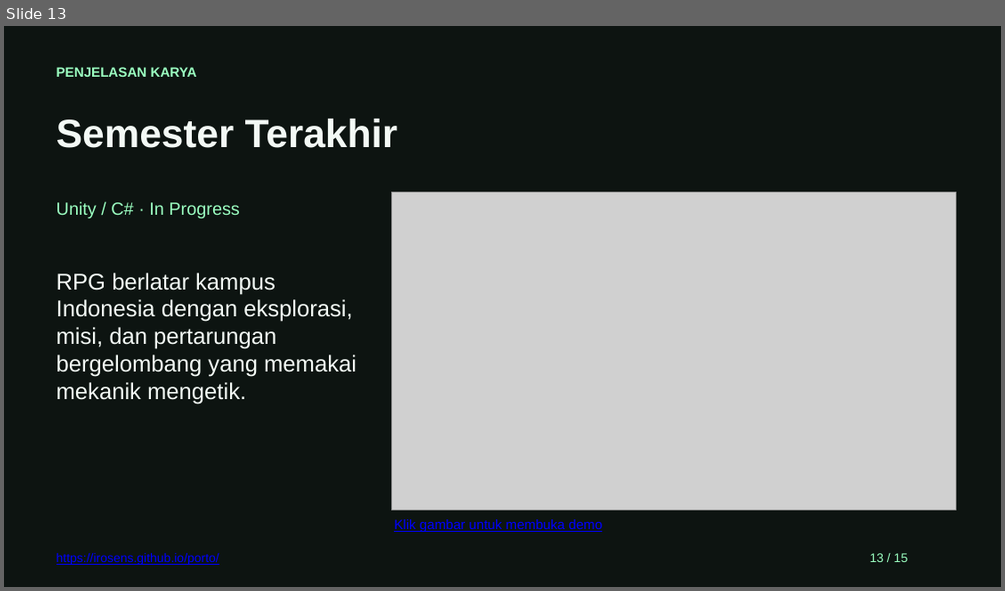
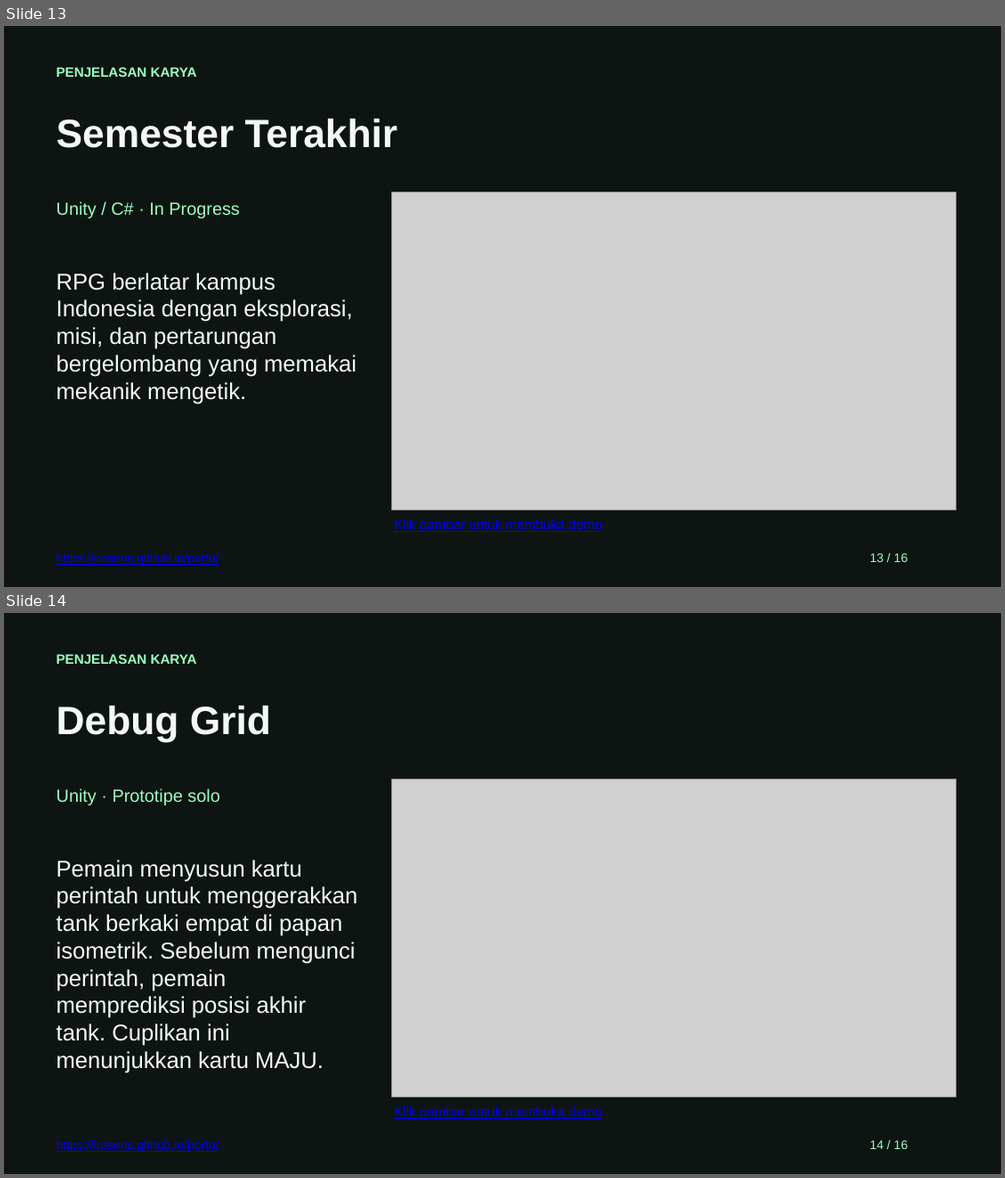
Before and after one commit to IrOsens/porto, a slide deck: tugas-porto/portofolio-riovaldo.pptx. Shown one above the other, each under a label of ours: slide 13 before the commit, slides 13 and 14 after it. The pictures are 1005x591 and 1005x1178 pixels, drawn with LibreOffice and Linux fonts; fonts in the diff are those of the drawing; grey boxes stand for pictures. Boxes give left, top, right and bottom in pixels: in the first picture for what was removed or moved away, otherwise in the second. Text is boxed around its words. In the diff, an @@ line names an element or a change of style, - is before the commit and + after.

Commit message:
Feature Debug Grid and its advance card demo

```diff
--- a/tugas-porto/portofolio-riovaldo.pptx
+++ b/tugas-porto/portofolio-riovaldo.pptx
@@ slide 14 added at [4,613,1001,1174], background #0D1411 @@
@@ text added at [57,654,197,664], 13 pt, text #9BFFC1, bold @@
+PENJELASAN KARYA
@@ text added at [57,706,271,742], 38 pt, text #F3F9F5, bold @@
+Debug Grid
@@ text added at [57,788,219,805], 17 pt, text #9BFFC1 @@
+Unity · Prototipe solo
@@ picture added at [391,779,956,1097] @@
@@ text added at [57,860,357,1073], 22 pt, text #F3F9F5 @@
+Pemain menyusun kartu perintah untuk menggerakkan tank berkaki empat di papan isometrik. Sebelum mengunci perintah, pemain memprediksi posisi akhir tank. Cuplikan ini menunjukkan kartu MAJU.
@@ text added at [394,1106,602,1119], 13 pt, text #0000FF, underline @@
+Klik gambar untuk membuka demo
@@ text added at [57,1140,219,1151], 12 pt, text #0000FF, underline @@
+https://irosens.github.io/porto/
@@ text added at [870,1140,908,1149], 12 pt, text #9BFFC1 @@
+14 / 16
@@ slide 13 changed as well @@
@@ text at [870,553,908,562]: text changed @@
-13 / 15
+13 / 16
```
Also in this commit, not shown: 14 other slides changed, 5 other files.
